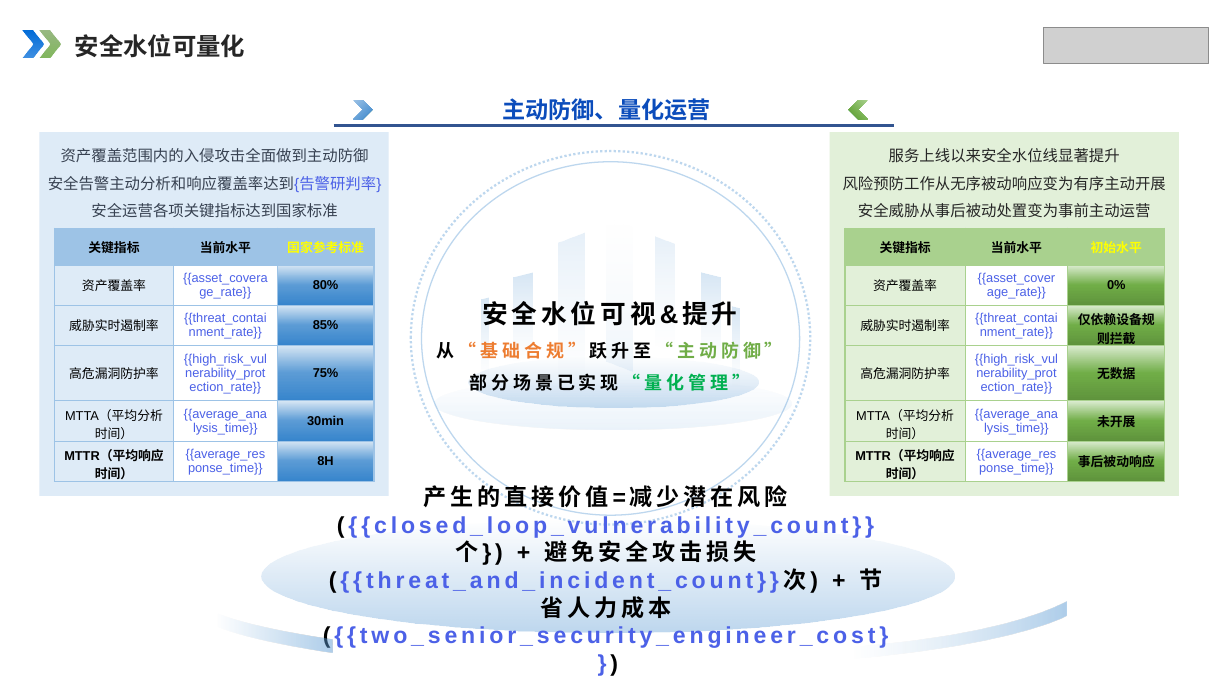
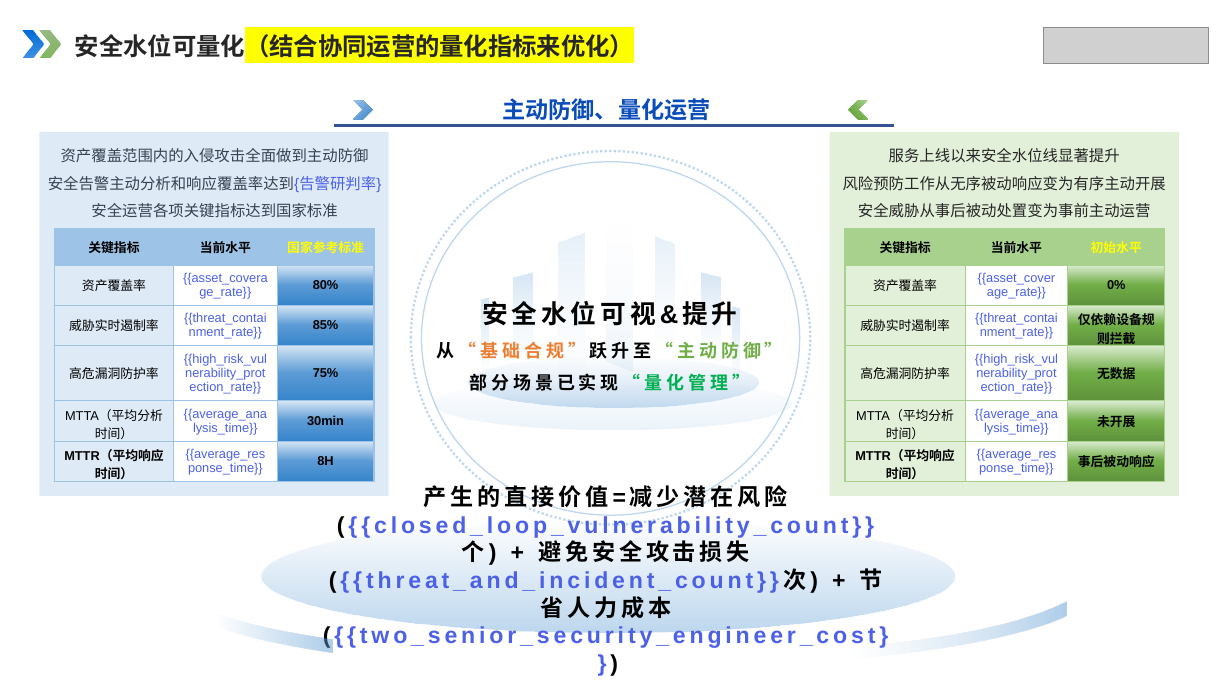
Before and after one commit to Xupai2022/report-generation, a slide deck: slide 15 of mss_ai_ppt_sample_assets/backend/data/templates/plus.pptx. Drawn at 1232x693 pixels with LibreOffice and Linux fonts; fonts in the diff are those of the drawing; grey boxes stand for pictures. Boxes give left, top, right and bottom in pixels: in the first picture for what was removed or moved away, otherwise in the second. Text is boxed around its words. In the diff, an @@ line names an element or a change of style, - is before the commit and + after.

```diff
--- a/mss_ai_ppt_sample_assets/backend/data/templates/plus.pptx
+++ b/mss_ai_ppt_sample_assets/backend/data/templates/plus.pptx
@@ text at (x1=75, y1=30, x2=635, y2=61): text changed @@
-安全水位可量化
+安全水位可量化（结合协同运营的量化指标来优化）
@@ text at (x1=323, y1=482, x2=889, y2=649): text changed @@
-产生的直接价值=减少潜在风险({{closed_loop_vulnerability_count}}个}) + 避免安全攻击损失({{threat_and_incident_count}}次) + 节省人力成本({{two_senior_security_engineer_cost}})
+产生的直接价值=减少潜在风险({{closed_loop_vulnerability_count}}个) + 避免安全攻击损失({{threat_and_incident_count}}次) + 节省人力成本({{two_senior_security_engineer_cost}})
```
Also in this commit, not shown: 4 other slides changed, 6 other files.
